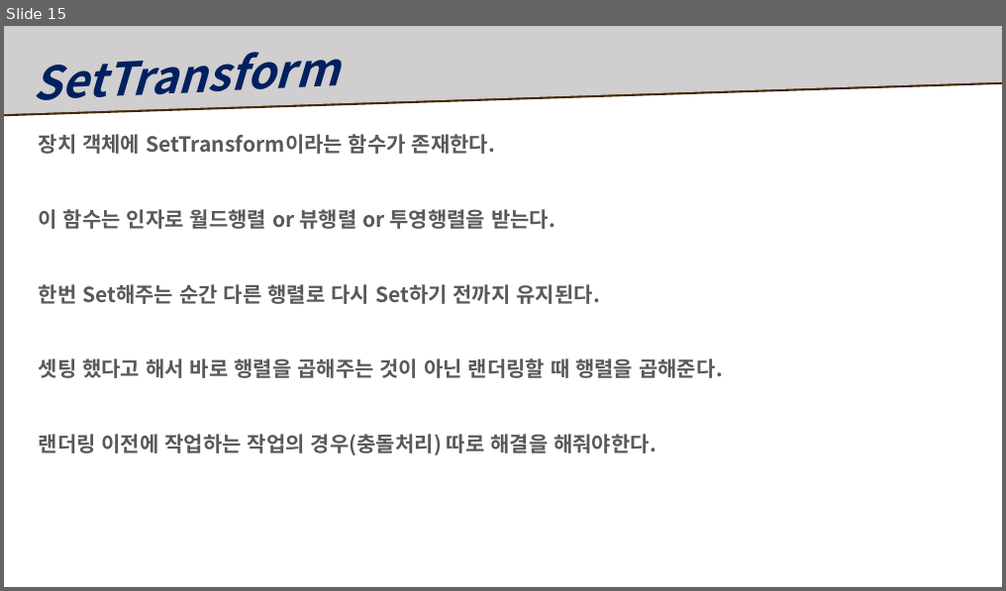
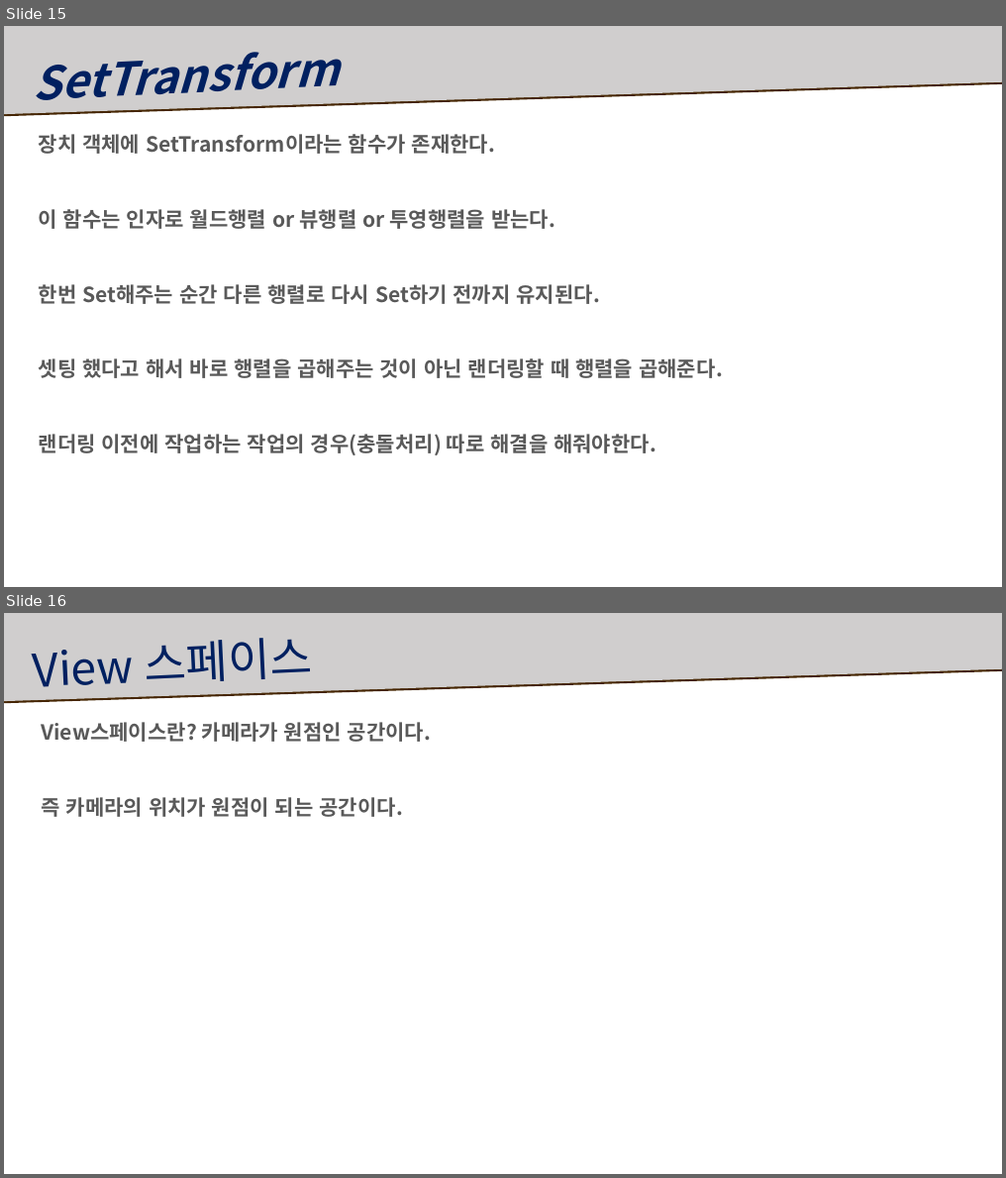
Before and after one commit to Ahnhyunsoo/Study, a slide deck: 5Month/복습자료/수업 복습.pptx. Shown one above the other, each under a label of ours: slide 15 before the commit, slides 15 and 16 after it. The pictures are 1006x591 and 1006x1178 pixels, drawn with LibreOffice and Linux fonts; fonts in the diff are those of the drawing. Boxes give left, top, right and bottom in pixels: in the first picture for what was removed or moved away, otherwise in the second. Text is boxed around its words. In the diff, an @@ line names an element or a change of style, - is before the commit and + after.

```diff
--- a/5Month/복습자료/수업 복습.pptx
+++ b/5Month/복습자료/수업 복습.pptx
@@ slide 16 added at box(4, 613, 1002, 1174), background #FFFFFF @@
@@ freeform shape added at box(4, 613, 1002, 701), fill #D0CECE @@
@@ text added at box(145, 638, 313, 681), 44 pt, text #002060 @@
+View 스페이스
@@ text added at box(42, 722, 431, 817), 20 pt, text #595959, bold @@
+View스페이스란? 카메라가 원점인 공간이다.
+즉 카메라의 위치가 원점이 되는 공간이다.
```
Also in this commit, not shown: 4 slides changed, 17 other slides added, 1 slide removed, 3 other files.
